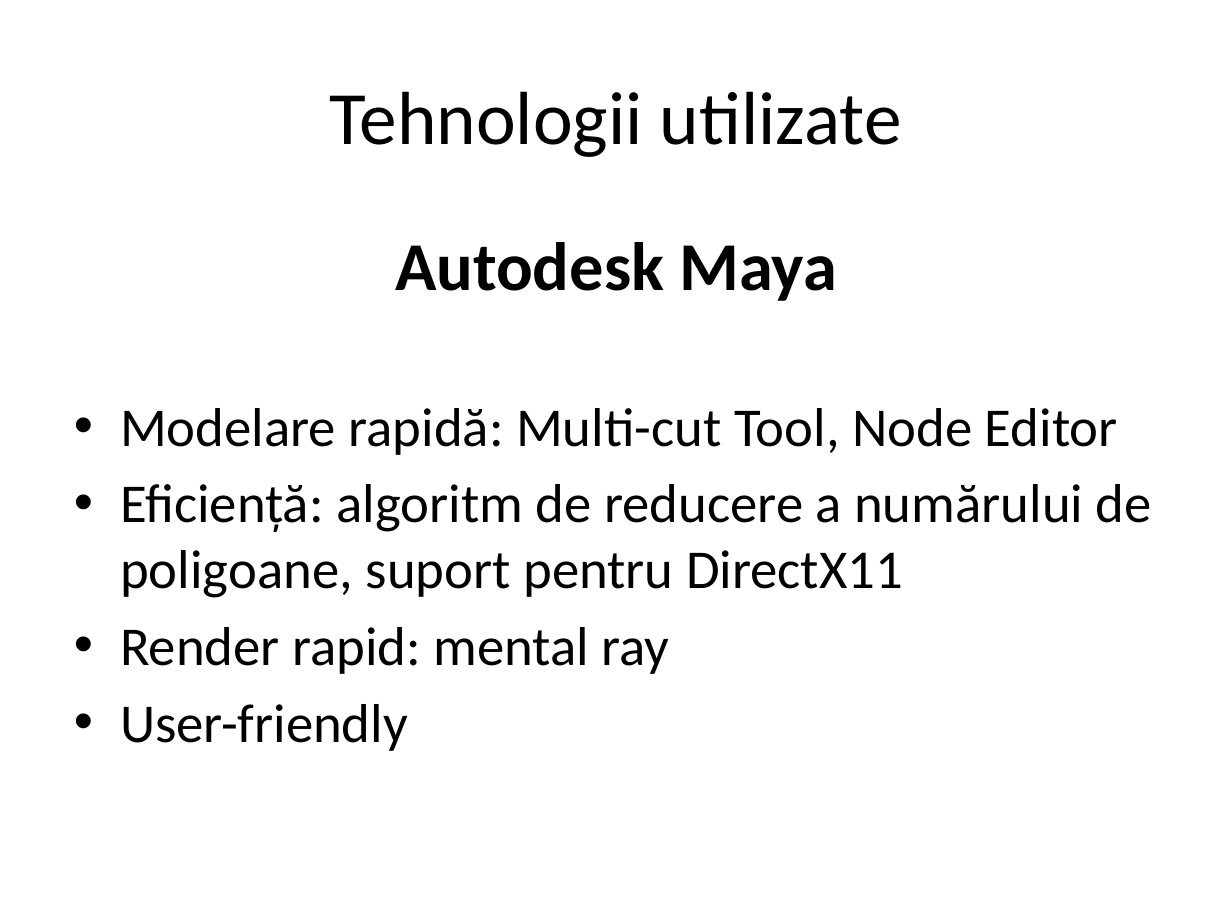
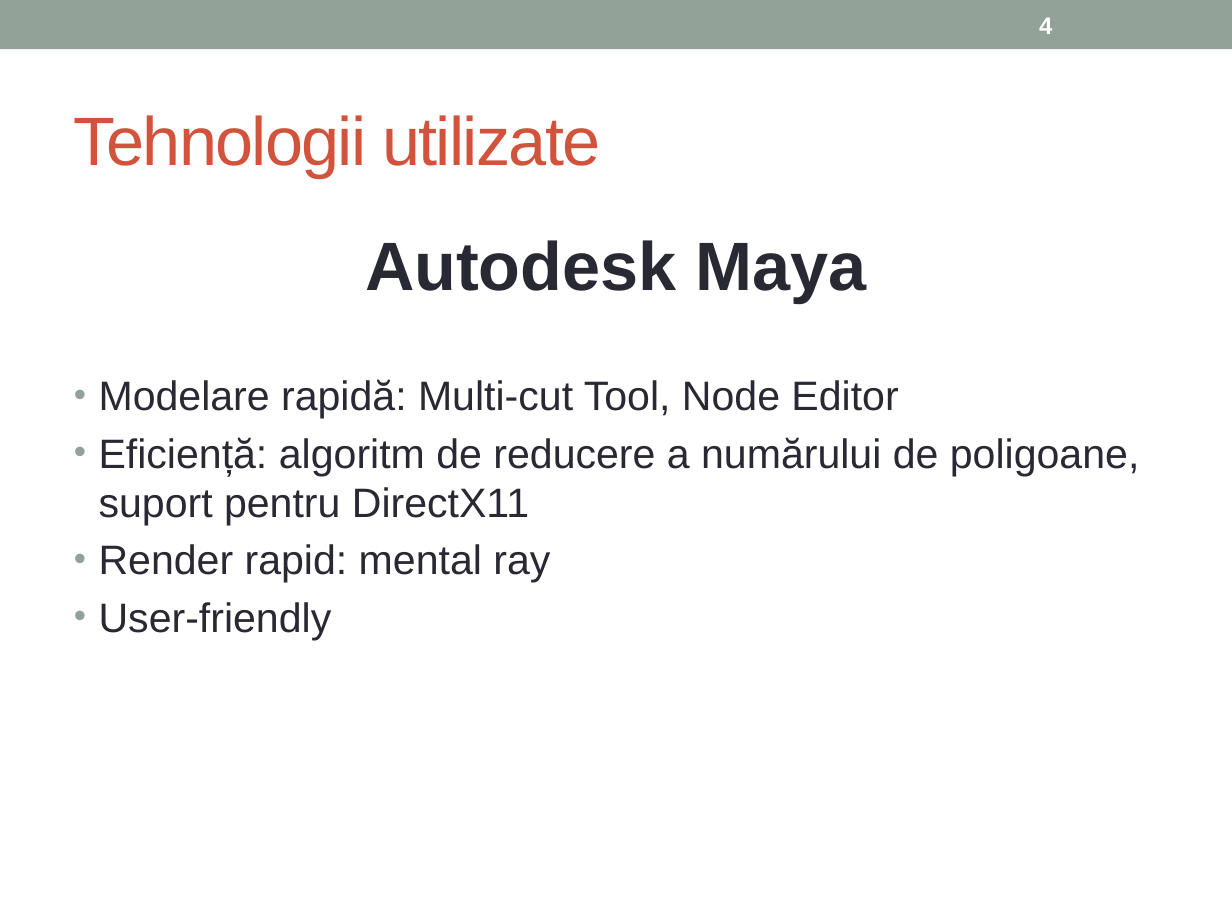
Before and after one commit to AlexC93/SimulatedAwareness, a slide deck: slide 4 of Licenta.pptx. Drawn at 1232x924 pixels with LibreOffice and Linux fonts; fonts in the diff are those of the drawing. Boxes give left, top, right and bottom in pixels: in the first picture for what was removed or moved away, otherwise in the second. Text is boxed around its words. In the diff, an @@ line names an element or a change of style, - is before the commit and + after.

```diff
--- a/Licenta.pptx
+++ b/Licenta.pptx
@@ rectangle added at [0,0,1232,49], fill #93A299 @@
@@ page number added at [1039,17,1052,34], 14 pt, text #FFFFFF, bold @@
+4
@@ title "Tehnologii utilizate": place and size @@
-title "Tehnologii utilizate" at [330,91,902,157]
+title "Tehnologii utilizate" at [74,115,600,178]
@@ title "Tehnologii utilizate" at [74,115,600,178]: size 44 to 40 pt, font Calibri to Arial, text colour #000000 to #D2533C, letter spacing 0 to -1 pt; alignment centre to left @@
@@ text "Autodesk Maya" at [99,240,1140,640]: font Calibri to Arial, text colour #000000 to #292934, size 32 to 24 pt; indent changed; less space between paragraphs @@
```
Also in this commit, not shown: 6 other slides changed.
